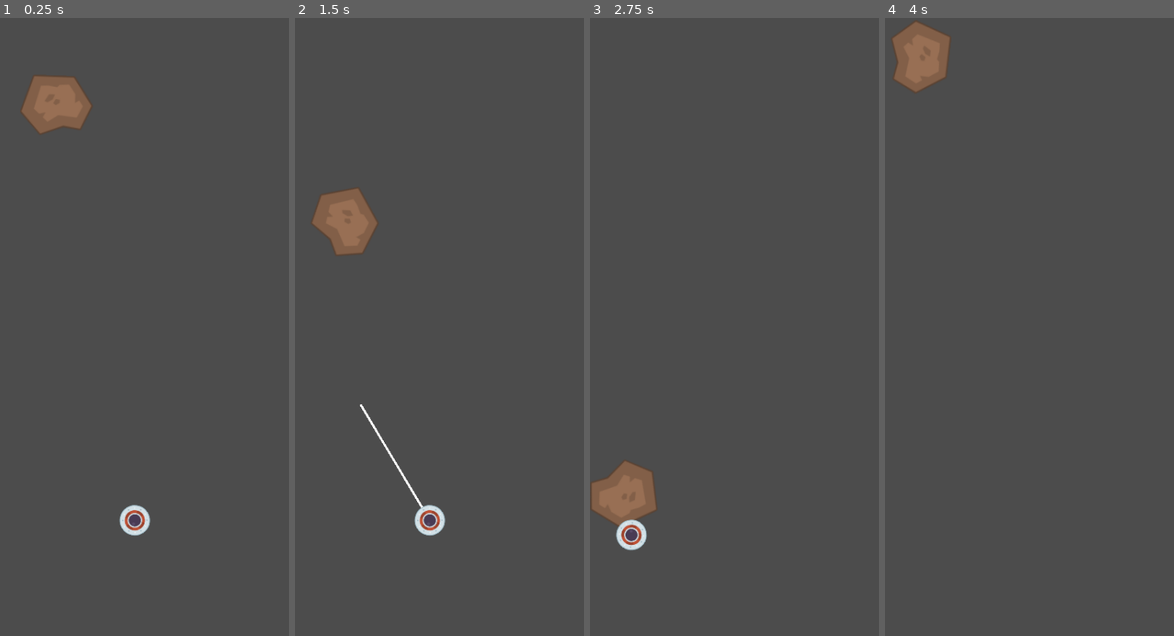
Above: before the commit, frames 1-4 (left to right).
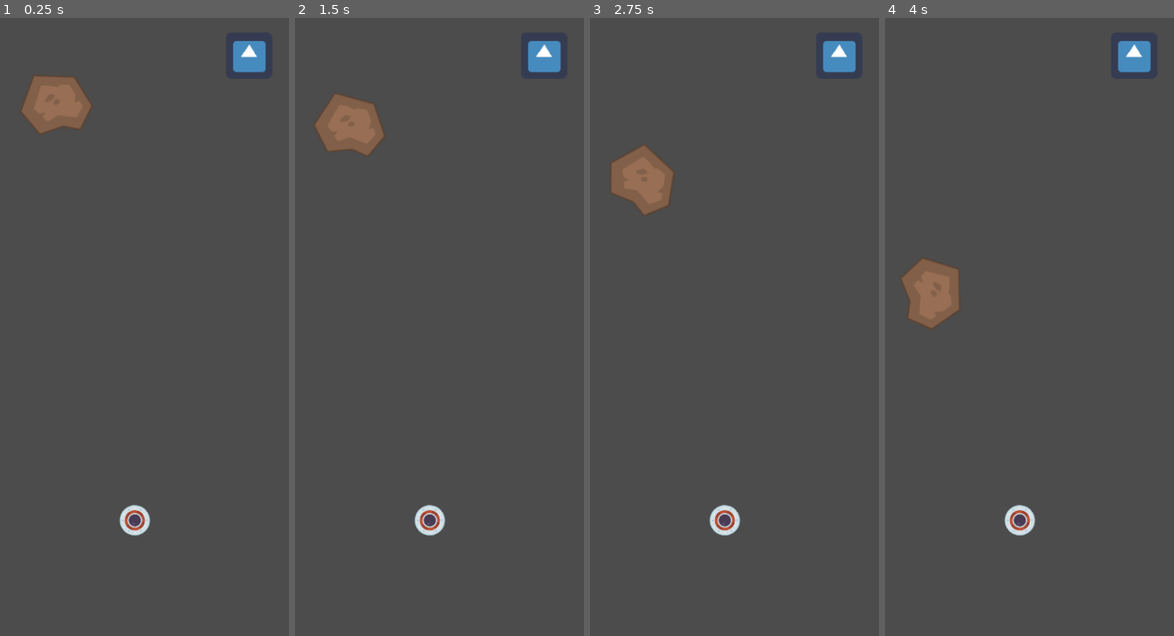
Above: after the commit, the same moments.

Repository: brendankhoury/To-the-moon-and-hack
Game: Godot game, scene res://Src/Main.tscn
Two runs of this game, one before a commit and one after it. Both use one fixed random seed, a clock stepped at 60 frames per second and the inputs below. The engine's default icon, where the game draws it, is replaced by a stand-in: a white triangle on a blue panel in a dark square.
Inputs (mouse positions are in pixels of both pictures, inside the frame that each line leads up to):
- Up to frame 1 (0.25 s): no input
- Up to frame 2 (1.5 s): click (543, 55) at 0.52 s; click (543, 55) at 1.27 s
- Up to frame 3 (2.75 s): click (838, 55) at 2.02 s
- Up to frame 4 (4 s): tap Space (tap) at 2.85, 3.6 s

The runs differ from the first frame. In frame 1, 0.6% of the frame differs, in the area x 80-92%, y 3-9%; in frame 2, 4.1%; in frame 3, 4.6%, in the area x 0-92%, y 3-87%; in frame 4, 4.3%.

Commit message:
Pause in main

Diff:
--- a/Src/Main.tscn
+++ b/Src/Main.tscn
@@ -1,13 +1,35 @@
-[gd_scene load_steps=5 format=2]
+[gd_scene load_steps=7 format=2]
 
 [ext_resource path="res://Src/Actors/Asteroid.tscn" type="PackedScene" id=1]
 [ext_resource path="res://Src/Actors/Player.tscn" type="PackedScene" id=2]
 [ext_resource path="res://Src/Main.gd" type="Script" id=3]
+[ext_resource path="res://icon.png" type="Texture" id=4]
 
 [sub_resource type="Curve2D" id=1]
 _data = {
 "points": PoolVector2Array( 0, 0, 0, 0, -161.635, -419.801, 0, 0, 0, 0, 238.365, -419.801 )
 }
+
+[sub_resource type="GDScript" id=2]
+script/source = "extends TextureButton
+
+var down = false
+var up = false
+
+func _on_TextureButton_button_down():
+	get_tree().paused = true
+	down = true
+	pass # Replace with function body.
+func _on_TextureButton_button_up():
+	if up:
+		up = false
+		down = false
+		get_tree().paused = false
+	if down:
+		down = false
+		up = true
+	pass # Replace with function body.
+"
 
 [node name="Node2D" type="Node2D"]
 position = Vector2( 161.635, 419.801 )
@@ -31,4 +53,18 @@
 [node name="AsteroidSpawnTimer" type="Timer" parent="."]
 wait_time = 3.134
 autostart = true
+
+[node name="TextureButton" type="TextureButton" parent="."]
+pause_mode = 2
+margin_left = 151.389
+margin_top = -400.345
+margin_right = 215.389
+margin_bottom = -336.345
+texture_normal = ExtResource( 4 )
+script = SubResource( 2 )
+__meta__ = {
+"_edit_use_anchors_": false
+}
 [connection signal="timeout" from="AsteroidSpawnTimer" to="." method="_on_AsteroidSpawnTimer_timeout"]
+[connection signal="button_down" from="TextureButton" to="TextureButton" method="_on_TextureButton_button_down"]
+[connection signal="button_up" from="TextureButton" to="TextureButton" method="_on_TextureButton_button_up"]
--- a/Src/PauseScene.gd
+++ /dev/null
@@ -1,34 +0,0 @@
-extends Node2D
-
-var down := false
-var up := false
-
-# Declare member variables here. Examples:
-# var a = 2
-# var b = "text"
-
-
-# Called when the node enters the scene tree for the first time.
-func _ready():
-	pass # Replace with function body.
-
-
-# Called every frame. 'delta' is the elapsed time since the previous frame.
-#func _process(delta):
-#	pass
-
-
-func _on_TextureButton_button_down():
-	get_tree().paused = true
-	down = true
-	pass # Replace with function body.
-
-
-func _on_TextureButton_button_up():
-	if up:
-		up = false
-		get_tree().paused = false
-	if down:
-		down = false
-		up = true
-	pass # Replace with function body.
--- a/Src/PauseScene.tscn
+++ /dev/null
@@ -1,53 +0,0 @@
-[gd_scene load_steps=6 format=2]
-
-[ext_resource path="res://Src/Actors/Asteroid.tscn" type="PackedScene" id=1]
-[ext_resource path="res://Src/Actors/Player.tscn" type="PackedScene" id=2]
-[ext_resource path="res://Src/PauseScene.gd" type="Script" id=3]
-[ext_resource path="res://icon.png" type="Texture" id=4]
-
-[sub_resource type="GDScript" id=1]
-script/source = "extends TextureButton
-
-
-# Declare member variables here. Examples:
-# var a = 2
-# var b = \"text\"
-
-
-# Called when the node enters the scene tree for the first time.
-func _ready():
-	pass # Replace with function body.
-
-
-# Called every frame. 'delta' is the elapsed time since the previous frame.
-#func _process(delta):
-#	pass
-"
-
-[node name="Test" type="Node2D"]
-script = ExtResource( 3 )
-
-[node name="Asteroid" parent="." instance=ExtResource( 1 )]
-position = Vector2( 186.887, 200.101 )
-move_speed = 0
-
-[node name="Player" parent="." instance=ExtResource( 2 )]
-position = Vector2( 327.537, 403.58 )
-rotation = 1.63886
-rotation_speed = 0.1
-grapple_speed = 900.0
-max_grapple = 800
-
-[node name="TextureButton" type="TextureButton" parent="."]
-pause_mode = 2
-margin_left = 353.554
-margin_top = 6.36398
-margin_right = 393.554
-margin_bottom = 46.364
-texture_normal = ExtResource( 4 )
-script = SubResource( 1 )
-__meta__ = {
-"_edit_use_anchors_": false
-}
-[connection signal="button_down" from="TextureButton" to="." method="_on_TextureButton_button_down"]
-[connection signal="button_up" from="TextureButton" to="." method="_on_TextureButton_button_up"]
